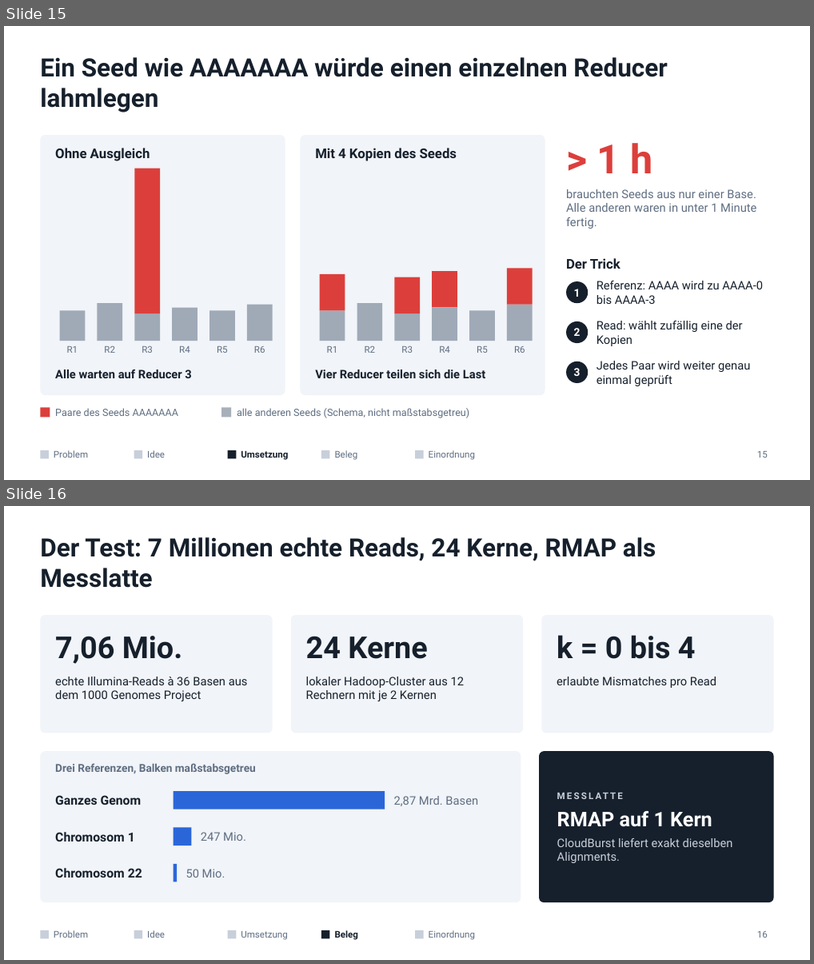
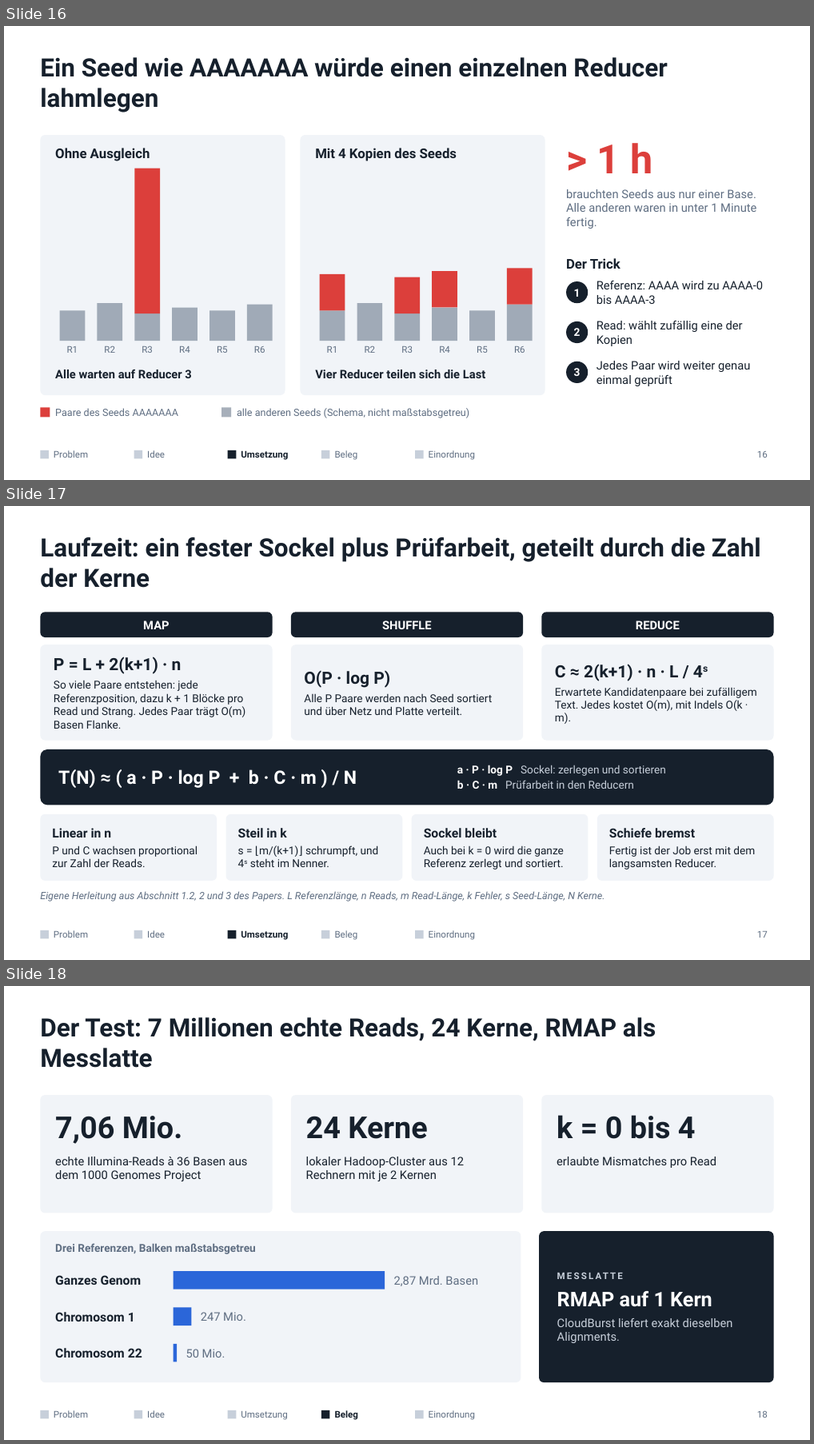
Before and after one commit to mawehl/BigData, a slide deck: CloudBurst_Vortrag.pptx. Shown one above the other, each under a label of ours: slides 15 and 16 before the commit, slides 16, 17 and 18 after it. The pictures are 814x964 and 814x1444 pixels, drawn with LibreOffice and Linux fonts; fonts in the diff are those of the drawing. Boxes give left, top, right and bottom in pixels: in the first picture for what was removed or moved away, otherwise in the second. Text is boxed around its words. In the diff, an @@ line names an element or a change of style, - is before the commit and + after.

```diff
--- a/CloudBurst_Vortrag.pptx
+++ b/CloudBurst_Vortrag.pptx
@@ slide 17 added at bbox=[4, 506, 810, 960], background #FFFFFF; not listed: 10 template elements that a slide beside it also shows @@
@@ title added at bbox=[40, 537, 762, 588], 30 pt, text #16202C, bold @@
+Laufzeit: ein fester Sockel plus Prüfarbeit, geteilt durch die Zahl der Kerne
@@ rounded rectangle added at bbox=[40, 612, 273, 637], fill #16202C, 14 pt, text #FFFFFF, bold @@
+MAP
@@ rounded rectangle added at bbox=[291, 612, 524, 637], fill #16202C, 14 pt, text #FFFFFF, bold @@
+SHUFFLE
@@ rounded rectangle added at bbox=[542, 612, 774, 637], fill #16202C, 14 pt, text #FFFFFF, bold @@
+REDUCE
@@ rounded rectangle added at bbox=[40, 644, 273, 740], fill #F1F4F8 @@
@@ rounded rectangle added at bbox=[291, 644, 524, 740], fill #F1F4F8 @@
@@ rounded rectangle added at bbox=[542, 644, 774, 740], fill #F1F4F8 @@
@@ text added at bbox=[54, 656, 246, 728], 13 pt, text #16202C @@
+P = L + 2(k+1) · n
+So viele Paare entstehen: jede Referenzposition, dazu k + 1 Blöcke pro Read und Strang. Jedes Paar trägt O(m) Basen Flanke.
@@ text added at bbox=[304, 670, 492, 715], 13 pt, text #16202C @@
+O(P · log P)
+Alle P Paare werden nach Seed sortiert und über Netz und Platte verteilt.
@@ text added at bbox=[555, 664, 758, 724], 13 pt, text #16202C @@
+C ≈ 2(k+1) · n · L / 4s
+Erwartete Kandidatenpaare bei zufälligem Text. Jedes kostet O(m), mit Indels O(k · m).
@@ rounded rectangle added at bbox=[40, 749, 774, 805], fill #16202C @@
@@ text added at bbox=[58, 769, 357, 788], 22 pt, text #FFFFFF, bold @@
+T(N) ≈ ( a · P · log P + b · C · m ) / N
@@ text added at bbox=[458, 764, 666, 788], 13 pt, text #C7CFDA @@
+a · P · log P Sockel: zerlegen und sortieren
+b · C · m Prüfarbeit in den Reducern
@@ rounded rectangle added at bbox=[40, 814, 217, 880], fill #F1F4F8 @@
@@ rounded rectangle added at bbox=[226, 814, 402, 880], fill #F1F4F8 @@
@@ rounded rectangle added at bbox=[412, 814, 588, 880], fill #F1F4F8 @@
@@ rounded rectangle added at bbox=[598, 814, 774, 880], fill #F1F4F8 @@
@@ text added at bbox=[52, 828, 198, 867], 13 pt, text #16202C @@
+Linear in n
+P und C wachsen proportional zur Zahl der Reads.
@@ text added at bbox=[238, 828, 379, 867], 13 pt, text #16202C @@
+Steil in k
+s = ⌊m/(k+1)⌋ schrumpft, und 4s steht im Nenner.
@@ text added at bbox=[424, 828, 564, 869], 13 pt, text #16202C @@
+Sockel bleibt
+Auch bei k = 0 wird die ganze Referenz zerlegt und sortiert.
@@ text added at bbox=[610, 828, 755, 869], 13 pt, text #16202C @@
+Schiefe bremst
+Fertig ist der Job erst mit dem langsamsten Reducer.
@@ text added at bbox=[40, 891, 605, 901], 12 pt, text #5F6E82, italic @@
+Eigene Herleitung aus Abschnitt 1.2, 2 und 3 des Papers. L Referenzlänge, n Reads, m Read-Länge, k Fehler, s Seed-Länge, N Kerne.
@@ page number added at bbox=[758, 931, 768, 937], 11 pt, text #5F6E82 @@
+17
@@ what was slide 15 is now slide 16 @@
@@ what was slide 16 is now slide 18 @@
```
Also in this commit, not shown: 8 slides changed, 7 other slides added, 1 slide removed, 1 other file.
